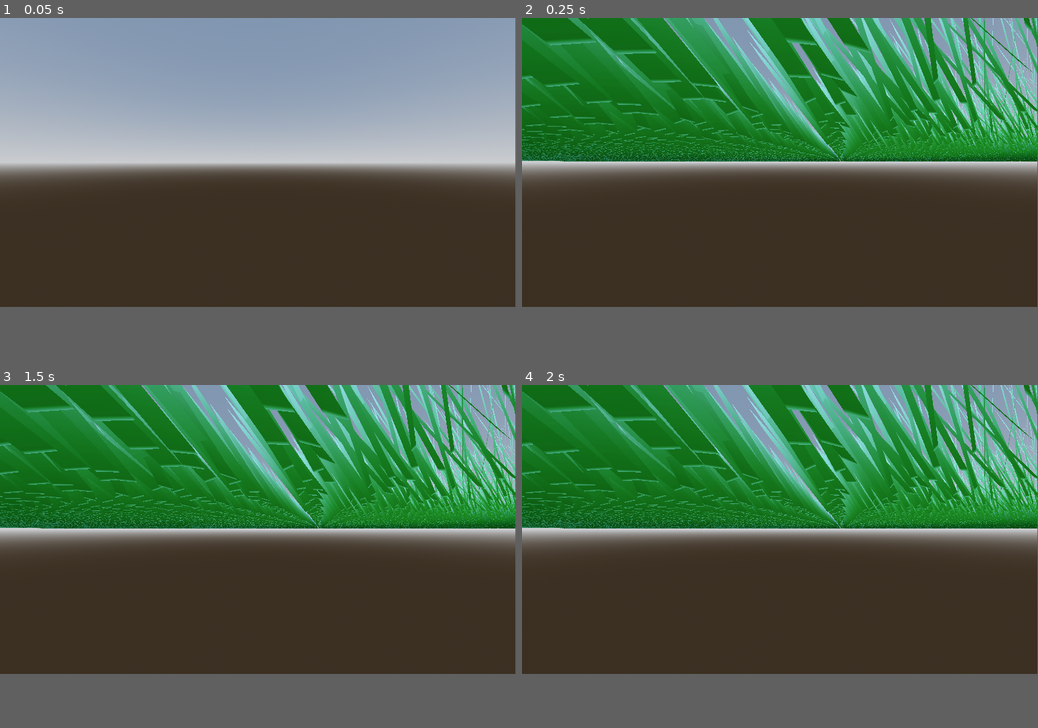
Above: before the commit, frames 1-4 (two rows, left to right).
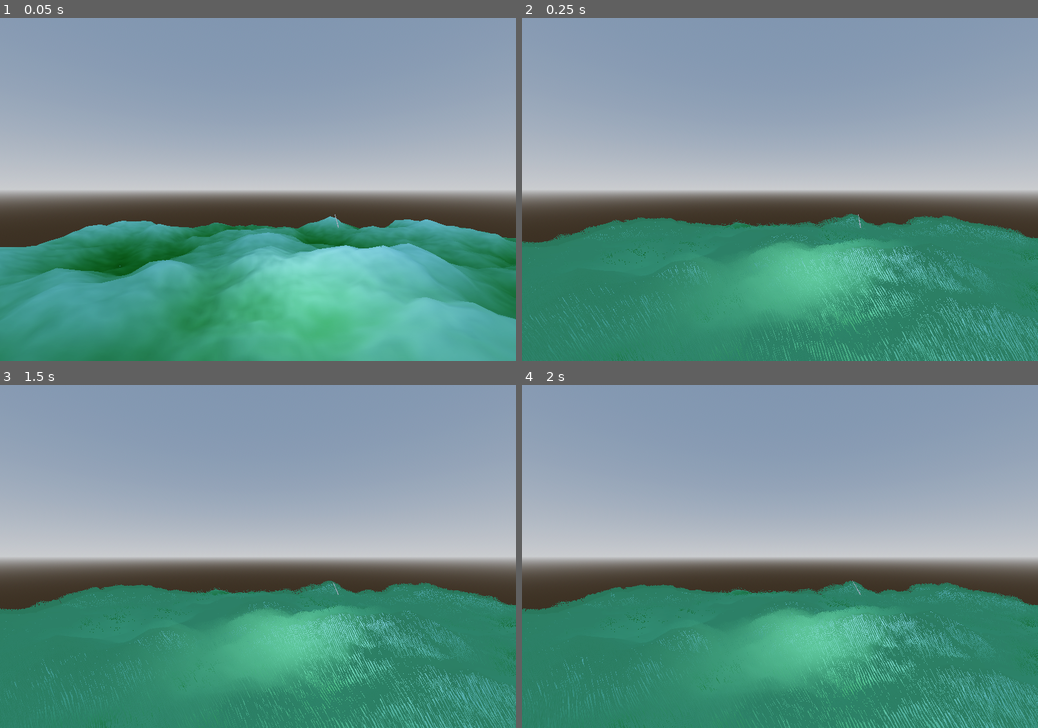
Above: after the commit, the same moments.

Repository: samhunt404/Digital-Art-Final
Game: Godot game, scene res://scene.tscn
Two runs of this game, one before a commit and one after it. Both use one fixed random seed, a clock stepped at 60 frames per second and the inputs below. The project has no main scene, so this scene is started directly.
Inputs:
- Up to frame 1 (0.05 s): no input
- Up to frame 2 (0.25 s): no input
- Up to frame 3 (1.5 s): no input
- Up to frame 4 (2 s): no input
In our replay, the window is 799x449 before the commit and 800x533 after it. These sizes can differ from the game's own. Grey fills any space a smaller window leaves; there, only what the larger window draws over its background counts as a difference.

The runs differ from the first frame. In frame 1, 46% of the frame differs, in the area x 0-100%, y 0-100%; in frame 2, 76%; in frame 3, 76%; in frame 4, 76%.

Commit message:
add (incorect) normal to grass

Diff:
--- a/GrassParticles.gdshader
+++ b/GrassParticles.gdshader
@@ -11,11 +11,19 @@
 uniform float uvSampleOff = 0.05; //used for sampling heightmap to calculate areas of density, should read density map
 
 
+float Hash21(vec2 uv)
+{
+    return fract(sin(dot(uv, vec2(12.9898, 78.233))) * 43758.5453);
+}
+
 vec2 randomVec(uint seed)
 {
+
 	vec2 outputDir;
-	outputDir.x = fract(float(int(seed) * 1298 % 7)* 374.29873928 );
-	outputDir.y = fract(float(int(seed) * 4098 % 13) * 65093.5409670 + 1.0948739);
+	outputDir.x = float(int(seed) * 53 % 101);
+	outputDir.y = float(int(seed) * 27 % 13);
+	outputDir *= Hash21(outputDir);
+	outputDir = fract(outputDir);
 	return outputDir;
 }
 vec2 dir(sampler2D tex, vec2 uv)
@@ -39,7 +47,7 @@
 	uv += offset;
 	//rotation
 	vec3 normal =  texture(normalMap,uv).xyz;
-	vec3 tangent = normalize(cross(normal,vec3(randomVec(INDEX).x,-1.0,randomVec(INDEX).y)));
+	vec3 tangent = normalize(cross(normal,vec3(0,-1.0,0)));
 	vec3 bitangent = normalize(cross(normal,tangent));
 
 
--- a/GrassVis.gdshader
+++ b/GrassVis.gdshader
@@ -1,22 +1,20 @@
 shader_type spatial;
 render_mode cull_disabled, vertex_lighting;
-uniform sampler2D color;
-uniform sampler2D depth_texture : hint_depth_texture;
+uniform sampler2D sceneNormal;
+uniform sampler2D colors;
 
+global uniform sampler2D Heightmap;
 global uniform sampler2D Wind;
 global uniform vec2 WindDir;
 global uniform vec2 WindSpeed;
+
 varying vec3 normalVal;
 void vertex() {
 	//uv from particle system
 	vec2 uv = COLOR.xy;
 	vec2 windStren = WindDir * texture(Wind, fract(uv + WindSpeed * TIME)).r * (UV.y);
 	VERTEX.xz += (vec4(windStren,0.0,0.0) * MODEL_MATRIX).xy;
-
-	normalVal = MODELVIEW_NORMAL_MATRIX * INSTANCE_CUSTOM.xyz;
-
-
-
+	normalVal = INSTANCE_CUSTOM.xyz;
 	//vec3 local_up = MODEL_MATRIX[1].xyz;
 	////cross of:
 	////	local_transform.basis.y     and    to_world(view_space.forward)
@@ -37,6 +35,6 @@
 
 void fragment()
 {
-	NORMAL =  normalVal;
-	ALBEDO = texture(color,UV).rgb;
+	NORMAL =  texture(sceneNormal,SCREEN_UV).rgb;
+	ALBEDO = texture(colors,texture(Heightmap,UV).xy).rgb;;
 }
--- a/Heightmap.gdshader
+++ b/Heightmap.gdshader
@@ -1,6 +1,5 @@
 shader_type spatial;
 uniform sampler2D NormalMap : hint_normal;
-uniform vec3 color : source_color;
 global uniform sampler2D Heightmap;
 global uniform float HeightOffset;
 global uniform float HeightScale;
@@ -8,9 +7,10 @@
 uniform sampler2D colors;
 void vertex() {
 	VERTEX.y = (texture(Heightmap,UV).r + HeightOffset) * HeightScale;
-	NORMAL = texture(NormalMap,UV).rgb;
 }
 
 void fragment() {
-	ALBEDO = color;
+	NORMAL_MAP = texture(NormalMap,UV).rgb;
+	ALBEDO = texture(colors,texture(Heightmap,UV).xy).rgb;
+
 }
--- a/project.godot
+++ b/project.godot
@@ -14,11 +14,16 @@
 config/features=PackedStringArray("4.4", "Forward Plus")
 config/icon="res://icon.svg"
 
+[display]
+
+window/size/viewport_width=1080
+window/size/viewport_height=720
+
 [shader_globals]
 
 Heightmap={
 "type": "sampler2D",
-"value": "res://Heightmap.tres"
+"value": "res://Assets/Textures/Global/Heightmap.tres"
 }
 HeightOffset={
 "type": "float",
@@ -30,11 +35,11 @@
 }
 Densitymap={
 "type": "sampler2D",
-"value": "res://DensityMap.tres"
+"value": "res://Assets/Textures/Global/DensityMap.tres"
 }
 Wind={
 "type": "sampler2D",
-"value": "res://Wind.tres"
+"value": "res://Assets/Textures/Global/Wind.tres"
 }
 WindDir={
 "type": "vec2",
--- a/scene.tscn
+++ b/scene.tscn
@@ -21,18 +21,21 @@
 tonemap_mode = 2
 glow_enabled = true
 
-[sub_resource type="Gradient" id="Gradient_y2354"]
+[sub_resource type="Gradient" id="Gradient_xlvrw"]
 colors = PackedColorArray(0, 0.410493, 0, 1, 0.635294, 1, 1, 1)
 
-[sub_resource type="GradientTexture2D" id="GradientTexture2D_ni31j"]
-gradient = SubResource("Gradient_y2354")
-fill_from = Vector2(0.6, 0)
-fill_to = Vector2(0.6, 1)
+[sub_resource type="GradientTexture1D" id="GradientTexture1D_73fnb"]
+gradient = SubResource("Gradient_xlvrw")
+
+[sub_resource type="ViewportTexture" id="ViewportTexture_ni31j"]
+viewport_path = NodePath("SubViewport")
 
 [sub_resource type="ShaderMaterial" id="ShaderMaterial_m7jmp"]
+resource_local_to_scene = true
 render_priority = 0
 shader = ExtResource("1_u3cyc")
-shader_parameter/color = SubResource("GradientTexture2D_ni31j")
+shader_parameter/sceneNormal = SubResource("ViewportTexture_ni31j")
+shader_parameter/colors = SubResource("GradientTexture1D_73fnb")
 
 [sub_resource type="ShaderMaterial" id="ShaderMaterial_u3cyc"]
 shader = ExtResource("1_nxogm")
@@ -41,11 +44,17 @@
 shader_parameter/particleDensity = 25.0
 shader_parameter/uvSampleOff = 0.01
 
+[sub_resource type="Gradient" id="Gradient_ni31j"]
+colors = PackedColorArray(0, 0.410493, 0, 1, 0.635294, 1, 1, 1)
+
+[sub_resource type="GradientTexture1D" id="GradientTexture1D_xlvrw"]
+gradient = SubResource("Gradient_ni31j")
+
 [sub_resource type="ShaderMaterial" id="ShaderMaterial_ni31j"]
 render_priority = 0
 shader = ExtResource("5_m7jmp")
 shader_parameter/NormalMap = ExtResource("3_y2354")
-shader_parameter/color = Color(0, 0.410493, 0, 1)
+shader_parameter/colors = SubResource("GradientTexture1D_xlvrw")
 
 [sub_resource type="ShaderMaterial" id="ShaderMaterial_xlvrw"]
 render_priority = 0
@@ -58,7 +67,7 @@
 script = ExtResource("1_ni31j")
 
 [node name="OmniLight3D" type="OmniLight3D" parent="."]
-transform = Transform3D(1, 0, 0, 0, 1, 0, 0, 0, 1, 0, 0.739152, -0.24455)
+transform = Transform3D(1, 0, 0, 0, 1, 0, 0, 0, 1, -0.482535, 1.53058, -0.560513)
 
 [node name="DirectionalLight3D" type="DirectionalLight3D" parent="."]
 transform = Transform3D(-0.533688, 0.608768, 0.587008, 0.433015, -0.39952, 0.808011, 0.726413, 0.685409, -0.0503886, 9, 3, 0)
@@ -71,6 +80,7 @@
 
 [node name="GPUParticles3D" type="GPUParticles3D" parent="."]
 transform = Transform3D(1, 0, 0, 0, 1, 0, 0, 0, 1, -12.5, 0, -12.5)
+layers = 16
 material_override = SubResource("ShaderMaterial_m7jmp")
 cast_shadow = 0
 amount = 250000
@@ -86,9 +96,20 @@
 surface_material_override/0 = SubResource("ShaderMaterial_ni31j")
 
 [node name="Camera3D" type="Camera3D" parent="."]
-transform = Transform3D(1, 0, 0, 0, 1, 0, 0, 0, 1, -1.74463, 0.872683, -0.572644)
+transform = Transform3D(1, 0, 0, 0, 1, 0, 0, 0, 1, -1.745, 2.748, 4.852)
+
+[node name="RemoteTransform3D" type="RemoteTransform3D" parent="Camera3D"]
+remote_path = NodePath("../../SubViewport/Camera3D")
 
 [node name="MeshInstance3D" type="MeshInstance3D" parent="."]
 transform = Transform3D(1, 0, 0, 0, 1, 0, 0, 0, 1, 0, 1.98851, 0)
 material_override = SubResource("ShaderMaterial_xlvrw")
 mesh = ExtResource("2_3253y")
+
+[node name="SubViewport" type="SubViewport" parent="."]
+debug_draw = 5
+size = Vector2i(1080, 720)
+
+[node name="Camera3D" type="Camera3D" parent="SubViewport"]
+transform = Transform3D(1, 0, 0, 0, 1, 0, 0, 0, 1, -1.745, 2.748, 4.852)
+cull_mask = 1048559
Not shown: 1 places in scene.tscn that only renumber resources
